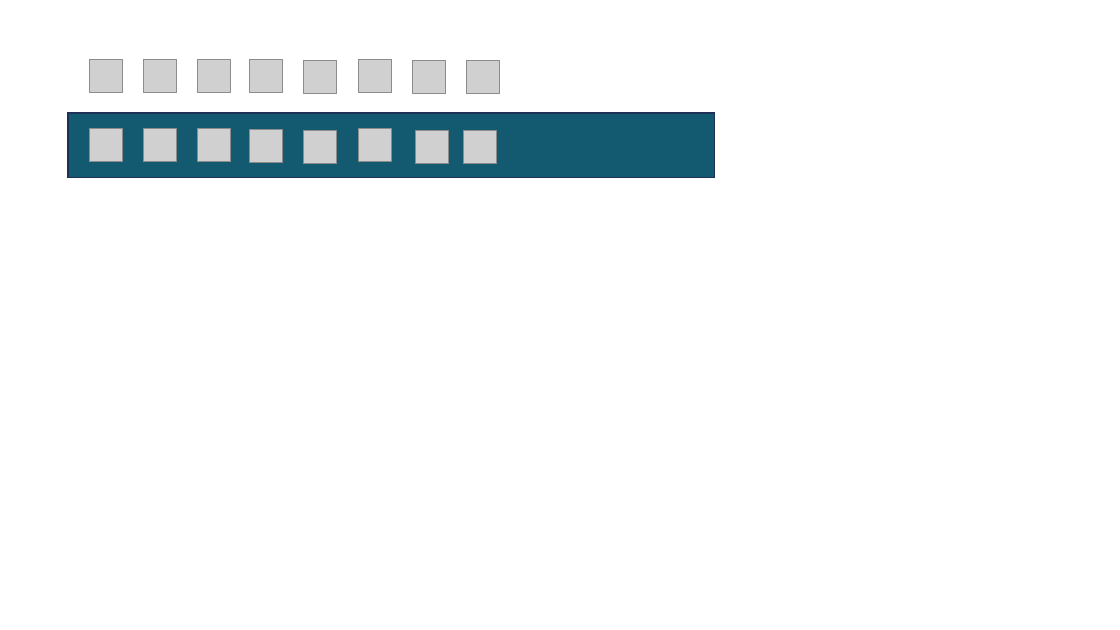
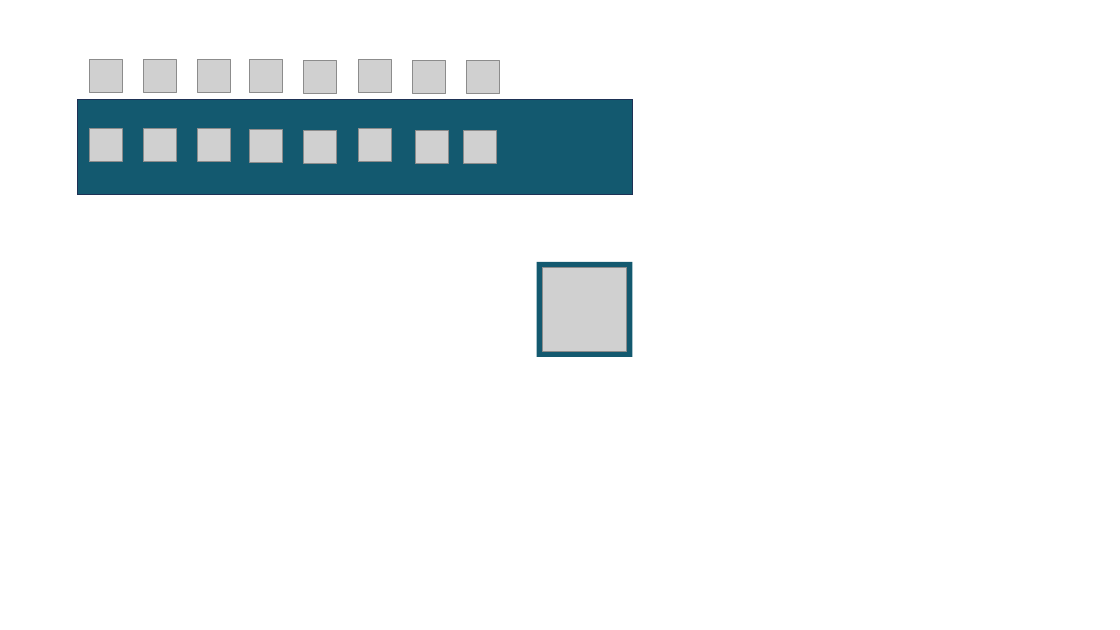
Before and after one commit to eladiojunior/gfin_app_reactnative, a slide deck: slide 1 of documentacao/Icones-app.pptx. Drawn at 1120x630 pixels with LibreOffice and Linux fonts; fonts in the diff are those of the drawing; grey boxes stand for pictures. Boxes give left, top, right and bottom in pixels: in the first picture for what was removed or moved away, otherwise in the second. Text is boxed around its words. In the diff, an @@ line names an element or a change of style, - is before the commit and + after.

```diff
--- a/documentacao/Icones-app.pptx
+++ b/documentacao/Icones-app.pptx
@@ rectangle resized from (x1=68, y1=113, x2=715, y2=178) to (x1=77, y1=99, x2=633, y2=194) @@
@@ rectangle added at (x1=537, y1=262, x2=633, y2=357), fill #13596F @@
@@ picture added at (x1=543, y1=267, x2=627, y2=351) @@
```
Also in this commit, not shown: 25 other files.
